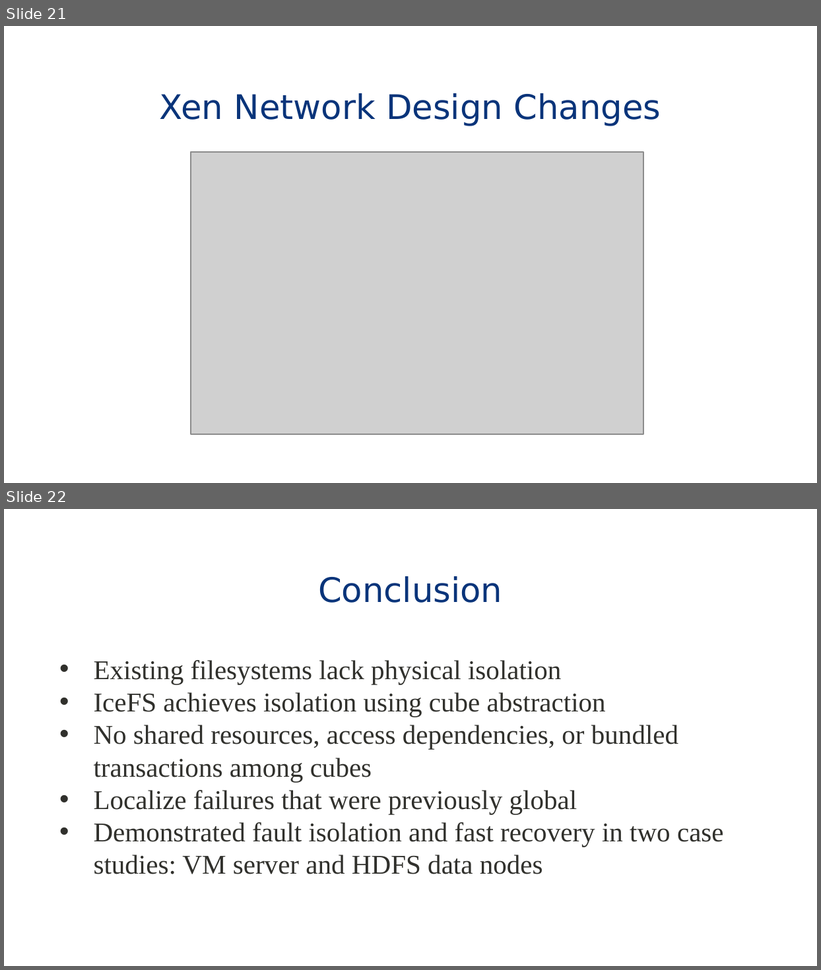
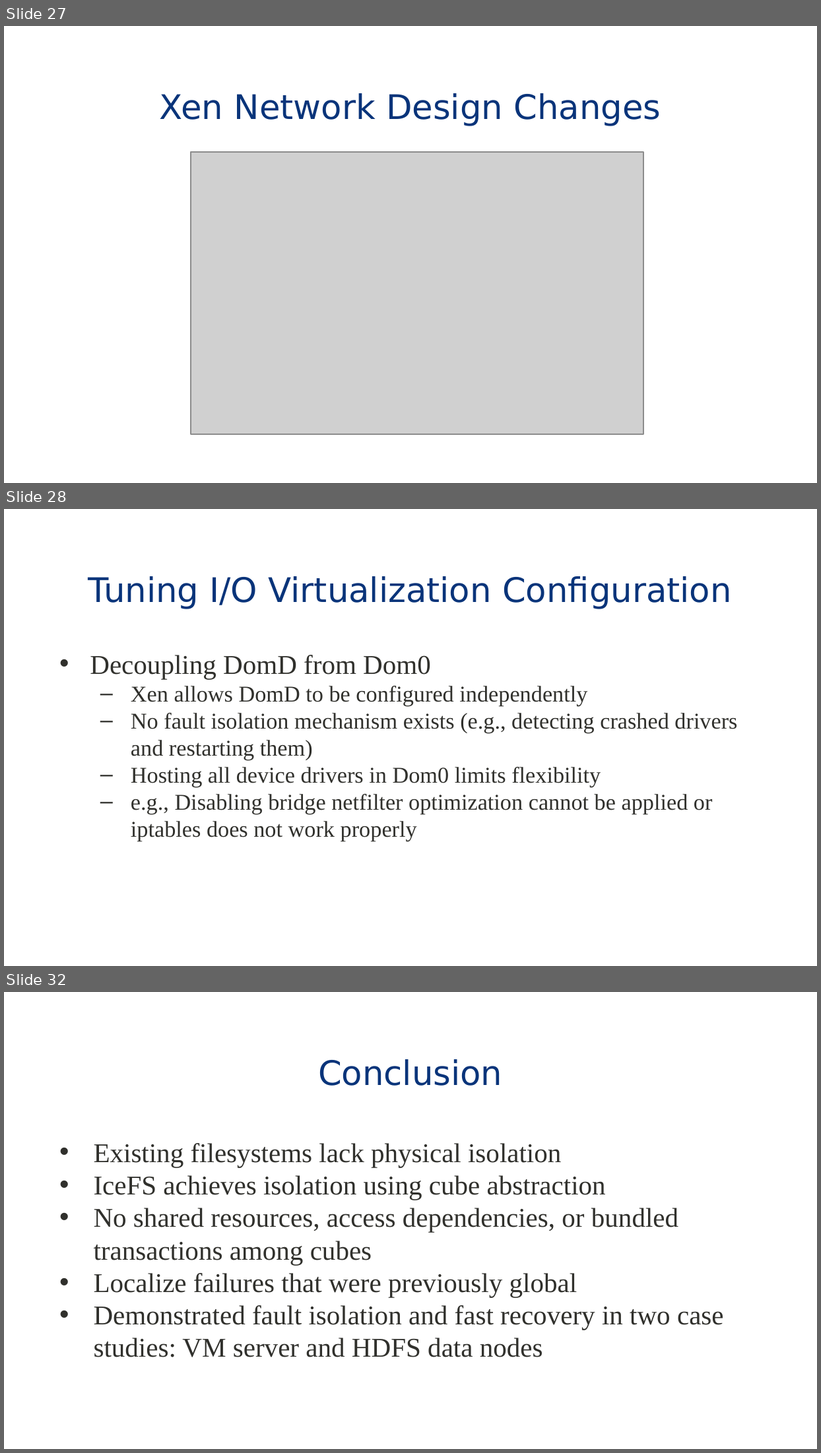
Before and after one commit to eddie-c-davis/cs-advos, a slide deck: presentations/Bridging.pptx. Shown one above the other, each under a label of ours: slides 21 and 22 before the commit, slides 27, 28 and 32 after it; the slides between them are not shown. The pictures are 821x970 and 821x1453 pixels, drawn with LibreOffice and Linux fonts; fonts in the diff are those of the drawing; grey boxes stand for pictures; background and template pictures are left out. Boxes give left, top, right and bottom in pixels: in the first picture for what was removed or moved away, otherwise in the second. Text is boxed around its words. In the diff, an @@ line names an element or a change of style, - is before the commit and + after.

```diff
--- a/presentations/Bridging.pptx
+++ b/presentations/Bridging.pptx
@@ slide 28 added at (4,509,817,966), background #FFFFFF; not listed: 1 template element that a slide beside it also shows @@
@@ title added at (88,576,732,609), 30 pt, text #09347A @@
+Tuning I/O Virtualization Configuration
@@ text added at (90,655,737,842), 20 pt, text #30302C @@
+• Decoupling DomD from Dom0
+  – Xen allows DomD to be configured independently
+  – No fault isolation mechanism exists (e.g., detecting crashed drivers and restarting them)
+  – Hosting all device drivers in Dom0 limits flexibility
+  – e.g., Disabling bridge netfilter optimization cannot be applied or iptables does not work properly
@@ what was slide 21 is now slide 27 @@
@@ what was slide 22 is now slide 32 @@
```
Also in this commit, not shown: 7 slides changed, 9 other slides added.
